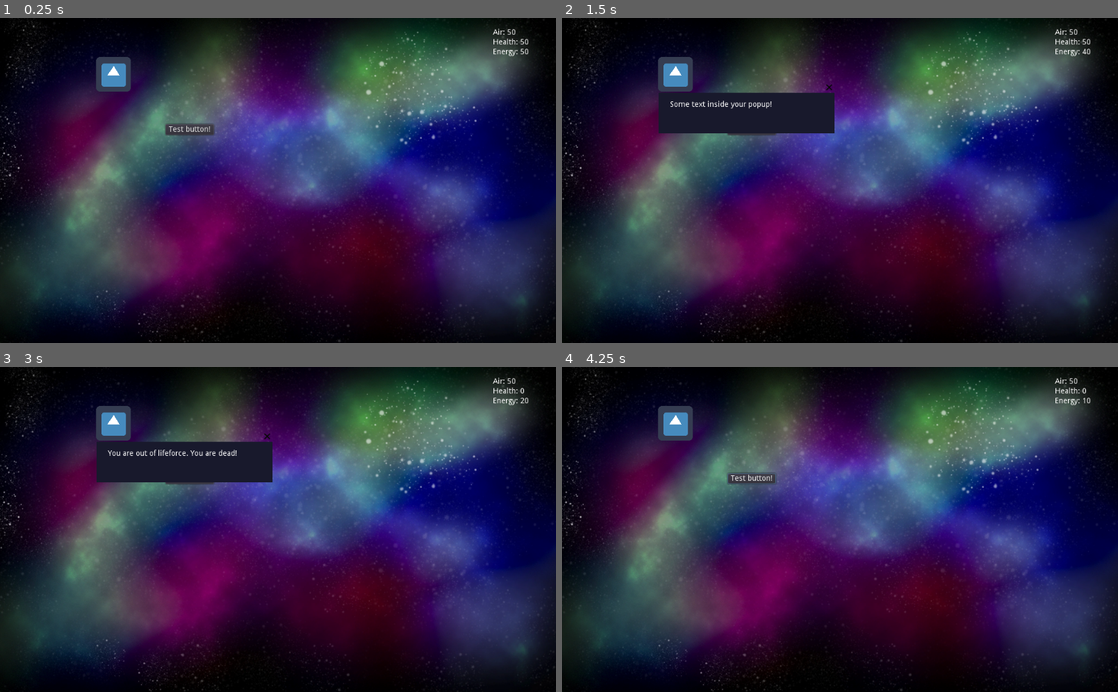
Above: before the commit, frames 1-4 (two rows, left to right).
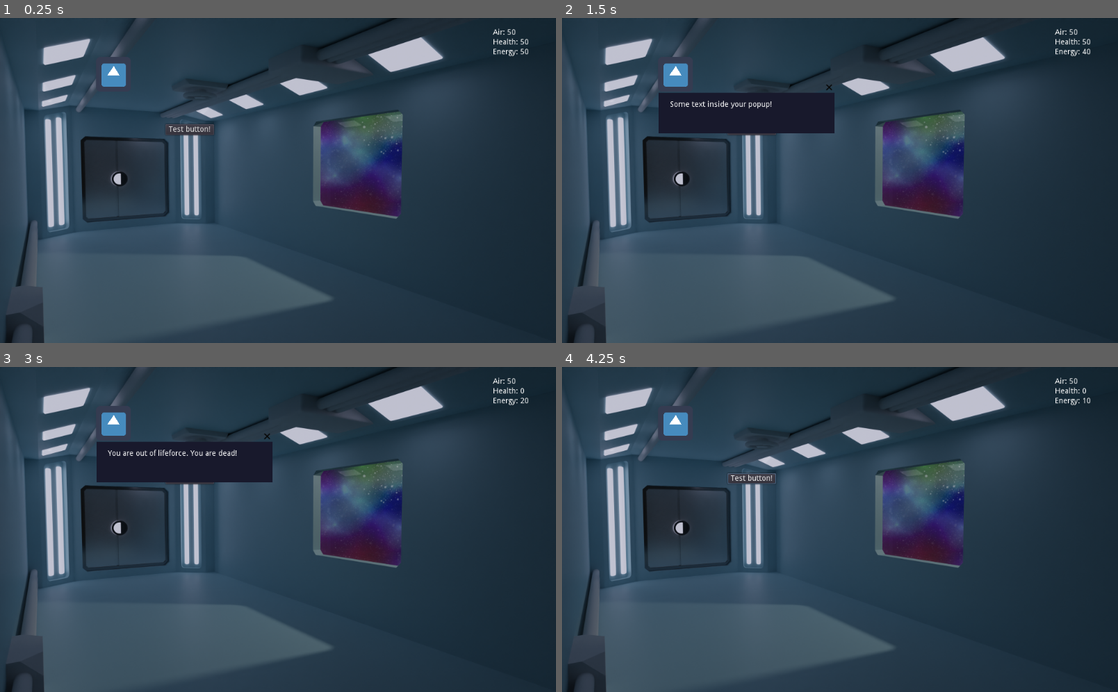
Above: after the commit, the same moments.

Repository: Ghotfall/LD50_YourLastSpace
Game: Godot game, scene res://Main.tscn
Same seed, same stepped clock (60 frames per second), same inputs: the game is played once before the commit and once after it. The engine's default icon, where the game draws it, is replaced by a stand-in: a white triangle on a blue panel in a dark square.
Inputs (mouse positions are in pixels of both pictures, inside the frame that each line leads up to):
- Up to frame 1 (0.25 s): no input
- Up to frame 2 (1.5 s): click "Test button!" at 0.5 s; click "Test button!" at 1.25 s
- Up to frame 3 (3 s): click "Test button!" at 2 s; tap Enter at 2.75 s; move the mouse to (111, 422) at 2.77 s; click (111, 422) at 2.92 s
- Up to frame 4 (4.25 s): tap Space at 3.5 s; move the mouse to (728, 545) at 3.52 s; click (728, 545) at 3.67 s

The runs differ from the first frame. In frame 1, 91% of the frame differs, in the area x 0-100%, y 0-100%; in frame 2, 87%; in frame 3, 87%; in frame 4, 91%.

Commit message:
Add 3D-interior sketch

Diff:
--- a/Main.tscn
+++ b/Main.tscn
@@ -1,9 +1,10 @@
-[gd_scene load_steps=7 format=2]
+[gd_scene load_steps=8 format=2]
 
 [ext_resource path="res://Main.gd" type="Script" id=1]
 [ext_resource path="res://icon.png" type="Texture" id=2]
 [ext_resource path="res://Airlock.gd" type="Script" id=3]
 [ext_resource path="res://img/bg.webp" type="Texture" id=4]
+[ext_resource path="res://img/interior.png" type="Texture" id=5]
 
 [sub_resource type="StyleBoxFlat" id=2]
 bg_color = Color( 0.0980392, 0.101961, 0.176471, 1 )
@@ -15,9 +16,14 @@
 script = ExtResource( 1 )
 
 [node name="Bg" type="Sprite" parent="."]
+position = Vector2( 584, 286 )
+scale = Vector2( 0.26, 0.26 )
+texture = ExtResource( 4 )
+
+[node name="Interior" type="Sprite" parent="."]
 position = Vector2( 512, 300 )
 scale = Vector2( 0.5, 0.5 )
-texture = ExtResource( 4 )
+texture = ExtResource( 5 )
 
 [node name="Control" type="Control" parent="."]
 margin_left = 305.0
Binary file added: img/interior.png
Not shown, added: img/interior.png.import
Not shown, added: img_raw/interior.blend
Not shown, added: img_raw/interior.blend1
